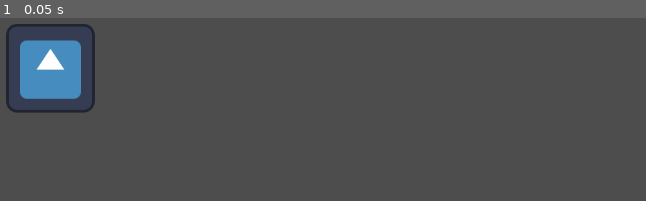
Above: before the commit, frame 1.
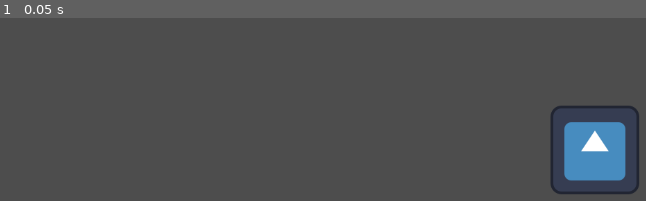
Above: after the commit, the same moment.

Repository: bezark/John-Bezark-FCLC-Labs
Game: Godot game, scene res://my_first_scene.tscn
Same seed, same stepped clock (60 frames per second), same inputs: the game is played once before the commit and once after it. The engine's default icon, where the game draws it, is replaced by a stand-in: a white triangle on a blue panel in a dark square.
Inputs:
- Up to frame 1 (0.05 s): no input

The runs differ from the first frame. In frame 1, 7.8% of the frame differs, in the area x 0-99%, y 3-97%.

Commit message:
Moved sprite

Diff:
--- a/lab1/my_first_scene.tscn
+++ b/lab1/my_first_scene.tscn
@@ -3,5 +3,5 @@
 [ext_resource type="Texture2D" uid="uid://bw0cxldsuimlo" path="res://images/icon.svg" id="1_l7bjt"]
 
 [node name="Icon" type="Sprite2D"]
-position = Vector2(165, 97)
+position = Vector2(950, 215)
 texture = ExtResource("1_l7bjt")
